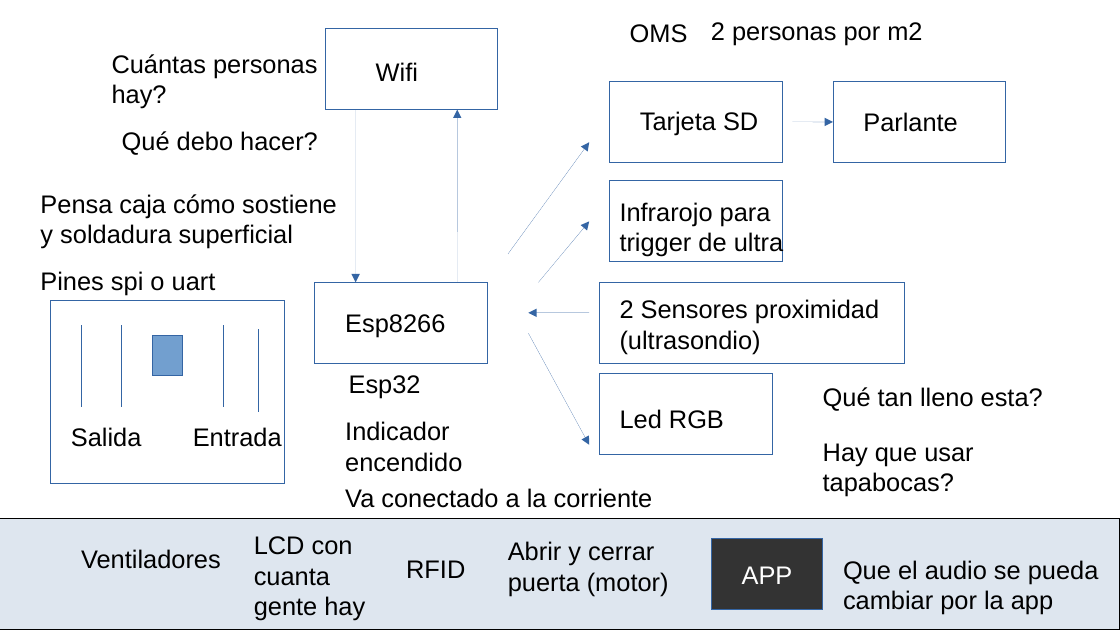
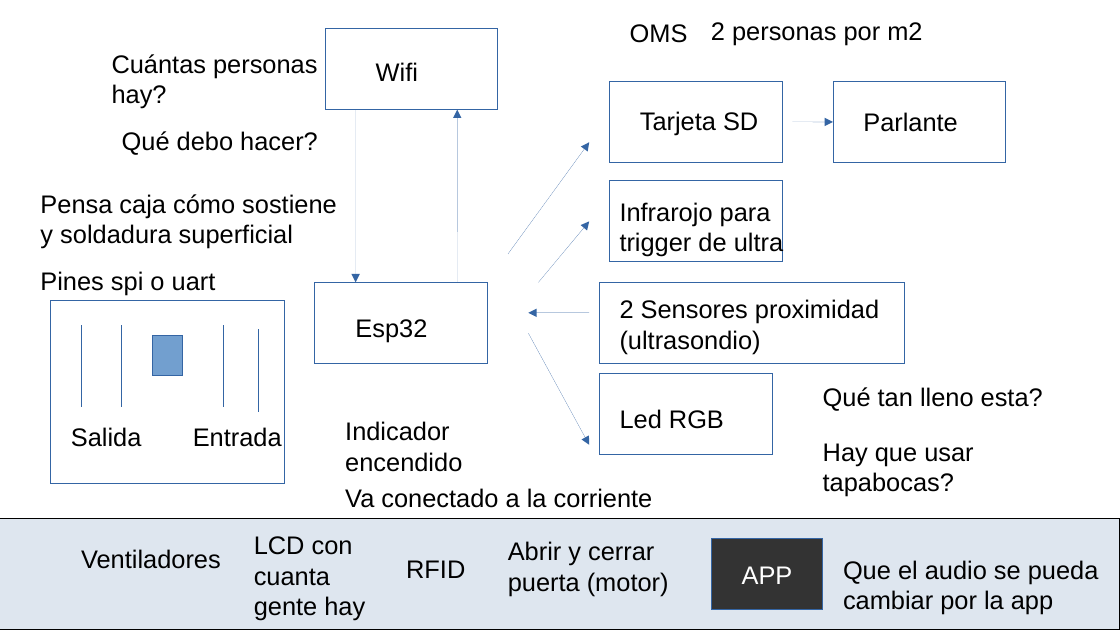
Before and after one commit to screinac/controlador-de-aforo, a slide deck: slide 1 of EsquemaSugerenciasProfe.odp. Drawn at 1120x630 pixels with LibreOffice and Linux fonts; fonts in the diff are those of the drawing. Boxes give left, top, right and bottom in pixels: in the first picture for what was removed or moved away, otherwise in the second. Text is boxed around its words. In the diff, an @@ line names an element or a change of style, - is before the commit and + after.

```diff
--- a/EsquemaSugerenciasProfe.odp
+++ b/EsquemaSugerenciasProfe.odp
@@ text removed at box(345, 314, 445, 338) @@
-Esp8266
@@ text "Esp32": place and size @@
-text "Esp32" at box(349, 375, 421, 399)
+text "Esp32" at box(355, 319, 427, 342)
```
Also in this commit, not shown: 1 other file.
